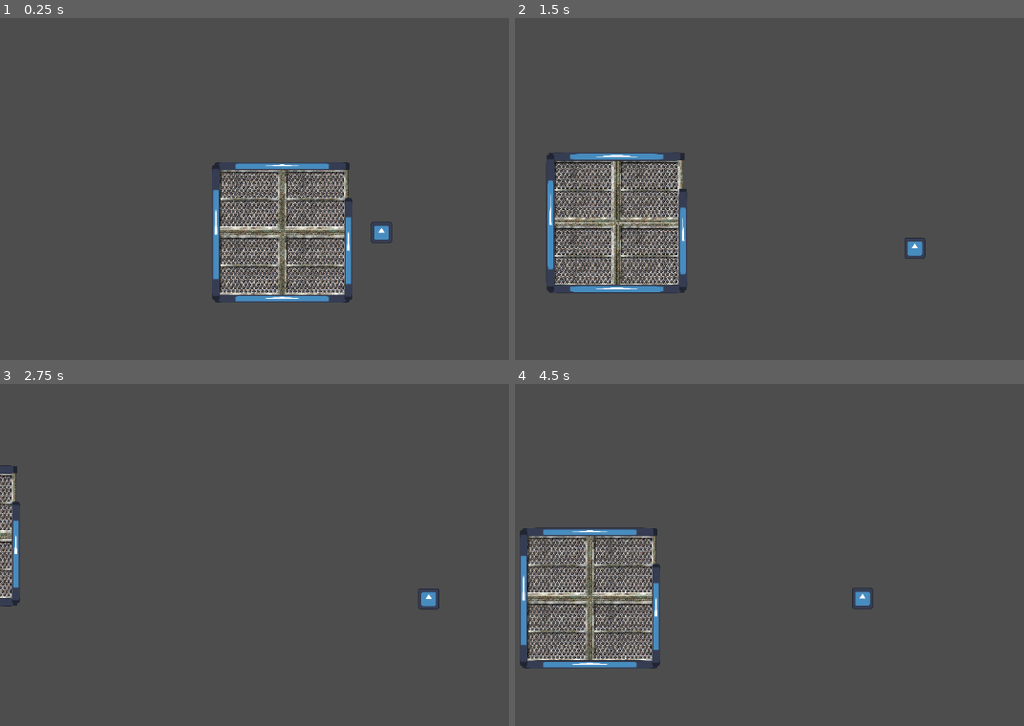
Above: before the commit, frames 1-4 (two rows, left to right).
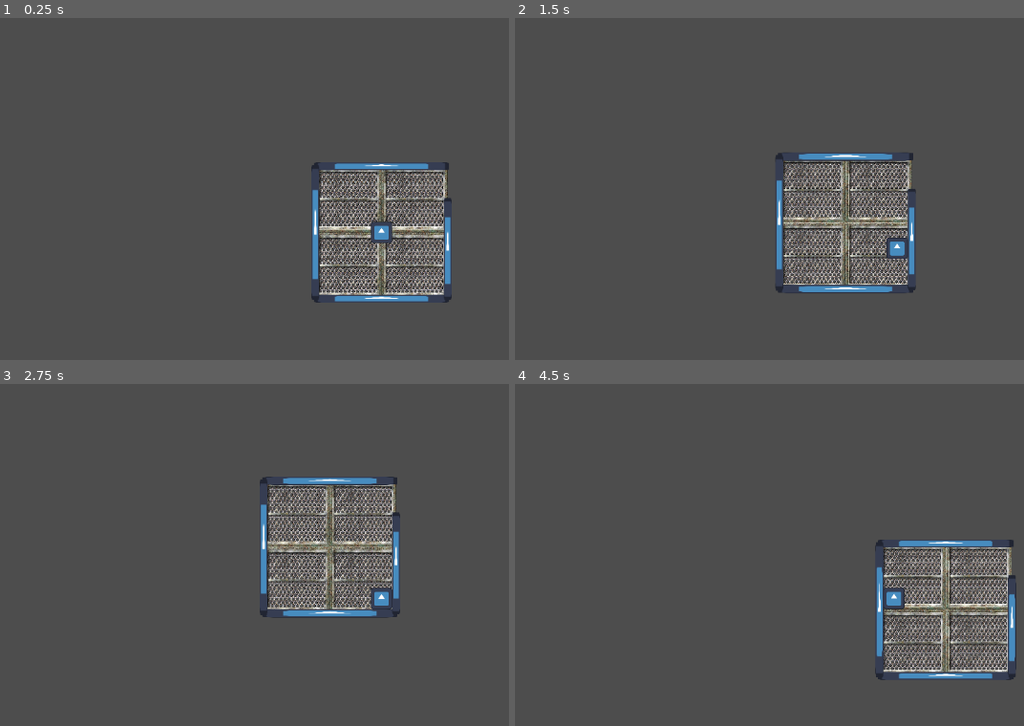
Above: after the commit, the same moments.

Repository: LiamRICE/CoopSpaceGame
Game: Godot game, scene res://scenes/levels/space_scene.tscn
Two runs of this game, one before a commit and one after it. Both use one fixed random seed, a clock stepped at 60 frames per second and the inputs below. This scene is started directly instead of the project's main scene. The engine's default icon, where the game draws it, is replaced by a stand-in: a white triangle on a blue panel in a dark square.
Inputs:
- Up to frame 1 (0.25 s): no input
- Up to frame 2 (1.5 s): tap Enter (ui_accept) at 0.5, 0.77 s; hold D (right) 0.53-1.28 s; hold Shift (sprint) 0.53-1.28 s; hold S (down) from 1.28 s (still down); tap Shift (sprint) at 1.35 s
- Up to frame 3 (2.75 s): tap Enter (ui_accept) at 1.52 s; release S (down) at 2.03 s; hold D (right) from 2.03 s (still down); hold Shift (sprint) from 2.03 s (still down)
- Up to frame 4 (4.5 s): release D (right) at 2.78 s; release Shift (sprint) at 2.78 s; hold W (up) 2.78-3.53 s; tap Shift (sprint) at 2.85, 4.35 s; tap Enter (ui_accept) at 3.02, 3.77 s; hold Shift (sprint) 3.53-4.28 s; hold A (left) from 3.53 s (still down)

The runs differ from the first frame. In frame 1, 12% of the frame differs, in the area x 41-89%, y 42-84%; in frame 2, 14%, in the area x 6-81%, y 39-81%; in frame 3, 8.1%; in frame 4, 14%.

Commit message:
Player - refactored Player to inherit from Character so that all environmental effects can be applied to anything that inherits Character (like NPCs)

Diff:
--- /dev/null
+++ b/scenes/character/character.gd
@@ -0,0 +1,12 @@
+extends CharacterBody2D
+
+class_name Character
+
+# movment constants
+const WALK: float = 6000.0
+const RUN: float = 24000.0
+
+# movment variables
+var speed: float = WALK
+var direction: Vector2 = Vector2.ZERO
+var sprint: bool = false
--- /dev/null
+++ b/scenes/character/character.tscn
@@ -0,0 +1,13 @@
+[gd_scene load_steps=2 format=3 uid="uid://c2psltrwoelgq"]
+
+[ext_resource type="Script" path="res://scenes/character/character.gd" id="1_xjjcn"]
+
+[node name="Character" type="CharacterBody2D"]
+collision_mask = 31
+motion_mode = 1
+script = ExtResource("1_xjjcn")
+
+[node name="Sprite2D" type="Sprite2D" parent="."]
+scale = Vector2(0.25, 0.25)
+
+[node name="CollisionShape2D" type="CollisionShape2D" parent="."]
--- a/scenes/player/player.gd
+++ b/scenes/character/player.gd
@@ -1,15 +1,6 @@
-extends CharacterBody2D
+extends Character
 
 class_name Player
-
-# movment constants
-const WALK: float = 6000.0
-const RUN: float = 24000.0
-
-# movment variables
-var speed: float = WALK
-var direction: Vector2 = Vector2.ZERO
-var sprint: bool = false
 
 func _process(_delta):
 	# get input for directional control
--- /dev/null
+++ b/scenes/character/player.tscn
@@ -0,0 +1,20 @@
+[gd_scene load_steps=5 format=3 uid="uid://dddhvjqpkv7jd"]
+
+[ext_resource type="Script" path="res://scenes/character/player.gd" id="1_g0bw2"]
+[ext_resource type="PackedScene" uid="uid://c2psltrwoelgq" path="res://scenes/character/character.tscn" id="1_r4xob"]
+[ext_resource type="Texture2D" uid="uid://cfkbh7wa4b8of" path="res://icon.svg" id="2_0dyms"]
+
+[sub_resource type="CircleShape2D" id="CircleShape2D_bnyfa"]
+radius = 16.0
+
+[node name="Player" instance=ExtResource("1_r4xob")]
+script = ExtResource("1_g0bw2")
+
+[node name="Sprite2D" parent="." index="0"]
+texture = ExtResource("2_0dyms")
+
+[node name="CollisionShape2D" parent="." index="1"]
+shape = SubResource("CircleShape2D_bnyfa")
+
+[node name="Camera2D" type="Camera2D" parent="." index="2"]
+position_smoothing_enabled = true
--- a/scenes/levels/game_scene.tscn
+++ b/scenes/levels/game_scene.tscn
@@ -1,14 +1,7 @@
-[gd_scene load_steps=2 format=3 uid="uid://b615pxdwmg818"]
-
-[ext_resource type="PackedScene" uid="uid://c2psltrwoelgq" path="res://scenes/player/player.tscn" id="1_53uul"]
+[gd_scene format=3 uid="uid://b615pxdwmg818"]
 
 [node name="GameScene" type="Node2D"]
 
 [node name="Terrain" type="Node" parent="."]
 
 [node name="Players" type="Node" parent="."]
-
-[node name="Player" parent="Players" instance=ExtResource("1_53uul")]
-
-[node name="Camera2D" type="Camera2D" parent="Players/Player"]
-position_smoothing_enabled = true
--- a/scenes/levels/space_scene.tscn
+++ b/scenes/levels/space_scene.tscn
@@ -1,11 +1,11 @@
-[gd_scene load_steps=3 format=3 uid="uid://02x1bnpett0d"]
+[gd_scene load_steps=4 format=3 uid="uid://02x1bnpett0d"]
 
 [ext_resource type="PackedScene" uid="uid://b615pxdwmg818" path="res://scenes/levels/game_scene.tscn" id="1_81rfg"]
 [ext_resource type="PackedScene" uid="uid://b2wnshxdmd8x2" path="res://scenes/ships/ship.tscn" id="2_1cfgv"]
+[ext_resource type="PackedScene" uid="uid://dddhvjqpkv7jd" path="res://scenes/character/player.tscn" id="3_4hq3h"]
 
 [node name="SpaceScene" instance=ExtResource("1_81rfg")]
 
 [node name="Ship" parent="Terrain" index="0" instance=ExtResource("2_1cfgv")]
 
-[node name="Player" parent="Players" index="0"]
-position = Vector2(150, 0)
+[node name="Player" parent="Players" index="0" instance=ExtResource("3_4hq3h")]
--- a/scenes/player/player.tscn
+++ /dev/null
@@ -1,19 +0,0 @@
-[gd_scene load_steps=4 format=3 uid="uid://c2psltrwoelgq"]
-
-[ext_resource type="Script" path="res://scenes/player/player.gd" id="1_wprm2"]
-[ext_resource type="Texture2D" uid="uid://cfkbh7wa4b8of" path="res://icon.svg" id="2_efi2b"]
-
-[sub_resource type="CircleShape2D" id="CircleShape2D_7el1b"]
-radius = 16.0312
-
-[node name="Player" type="CharacterBody2D"]
-collision_mask = 31
-motion_mode = 1
-script = ExtResource("1_wprm2")
-
-[node name="Sprite2D" type="Sprite2D" parent="."]
-scale = Vector2(0.25, 0.25)
-texture = ExtResource("2_efi2b")
-
-[node name="CollisionShape2D" type="CollisionShape2D" parent="."]
-shape = SubResource("CircleShape2D_7el1b")
